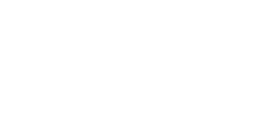
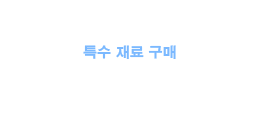
Layers edited between the first and the second 256×128 image:
added layer "특수 재료 구매" above "아이템을 선택하세요" over left=83, top=45, right=176, bottom=59
